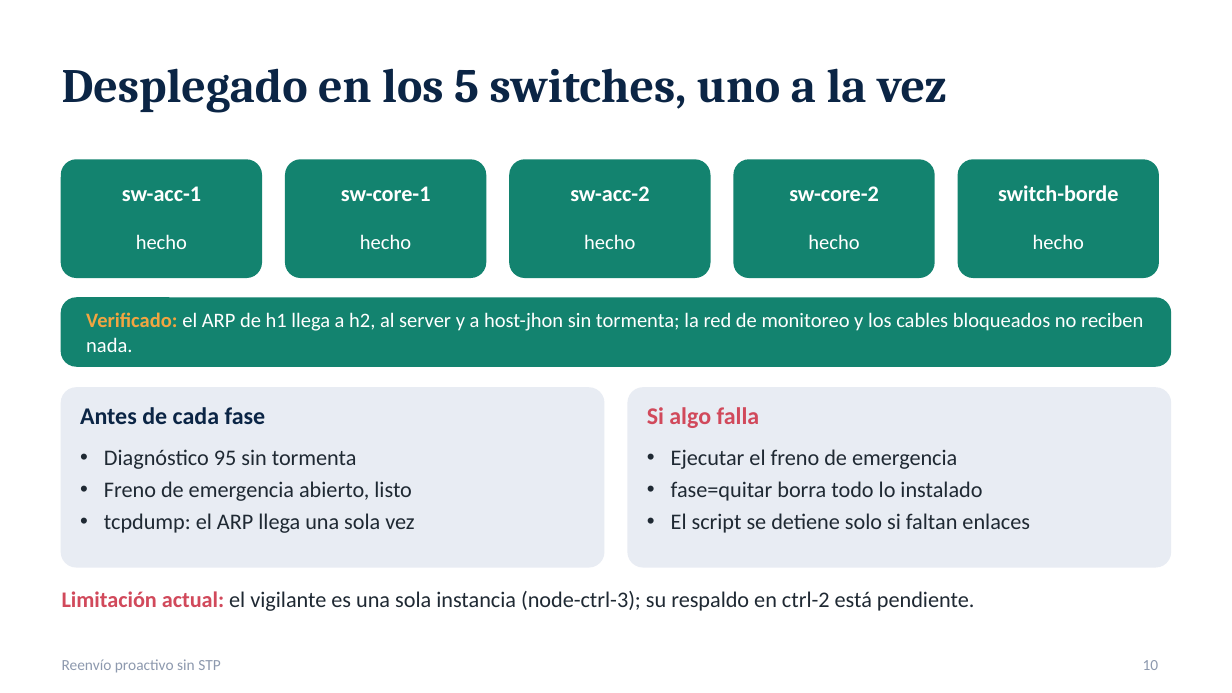
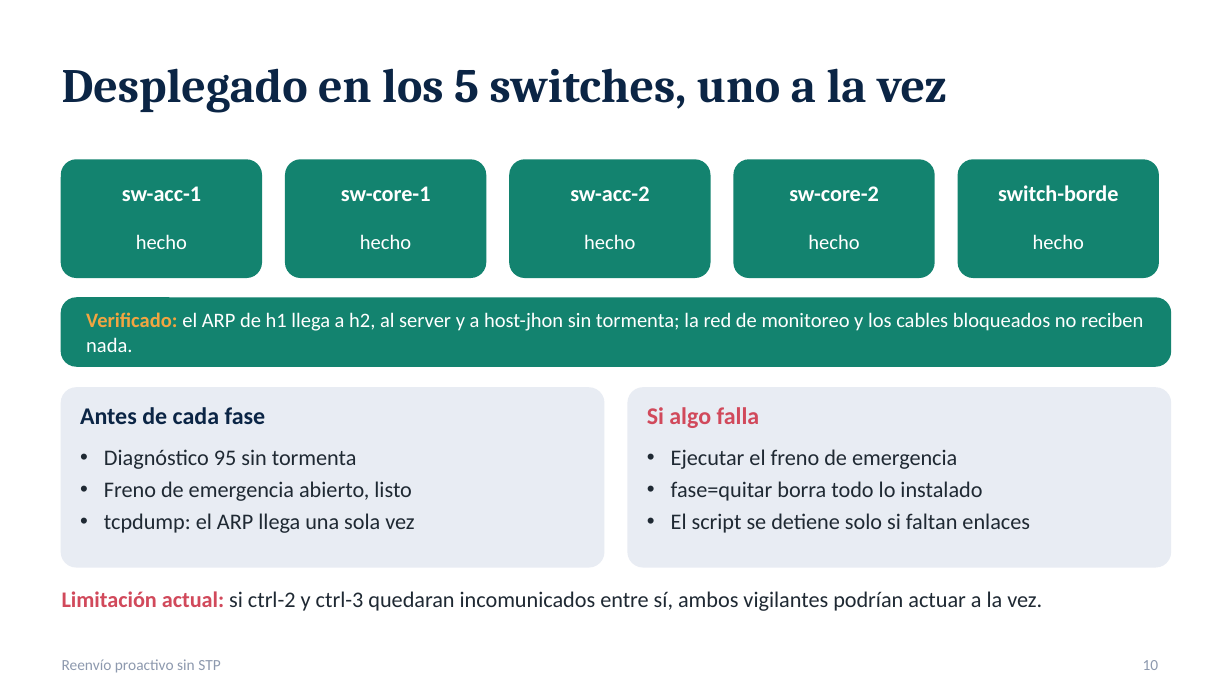
Before and after one commit to SergioAnderson123/proyecto-sdn, a slide deck: slide 10 of docs/Reenvio_proactivo_sin_STP.pptx. Drawn at 1232x693 pixels with LibreOffice and Linux fonts; fonts in the diff are those of the drawing. Boxes give left, top, right and bottom in pixels: in the first picture for what was removed or moved away, otherwise in the second. Text is boxed around its words. In the diff, an @@ line names an element or a change of style, - is before the commit and + after.

Commit message:
docs: resultado en vivo del respaldo del vigilante (asume a los 42 s, aplica en 15 s, cede a los 5 s)

```diff
--- a/docs/Reenvio_proactivo_sin_STP.pptx
+++ b/docs/Reenvio_proactivo_sin_STP.pptx
@@ text at (62,591,1042,611): text changed @@
-Limitación actual: el vigilante es una sola instancia (node-ctrl-3); su respaldo en ctrl-2 está pendiente.
+Limitación actual: si ctrl-2 y ctrl-3 quedaran incomunicados entre sí, ambos vigilantes podrían actuar a la vez.
```
Also in this commit, not shown: 2 other slides changed, 1 other file.
